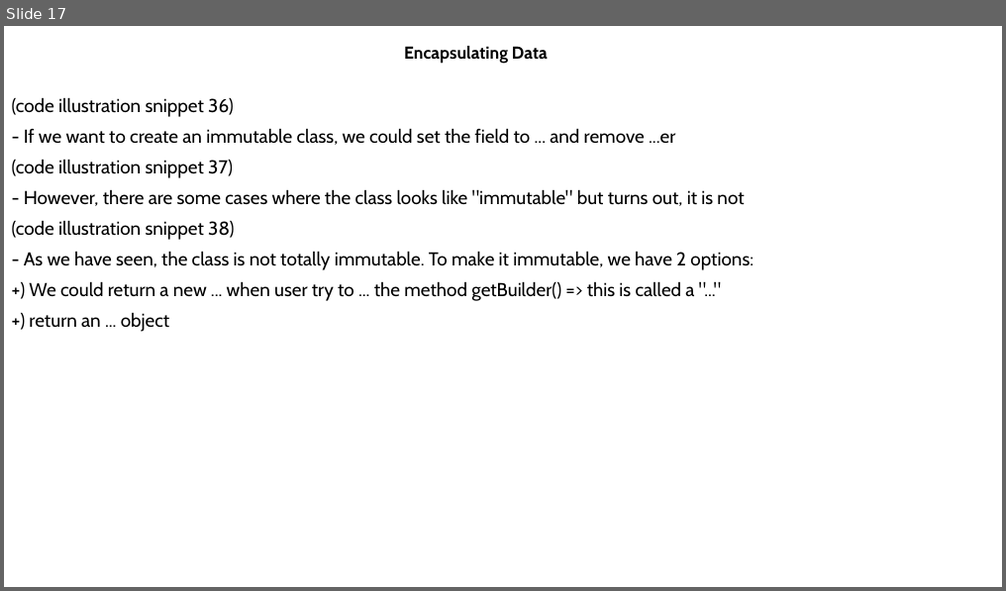
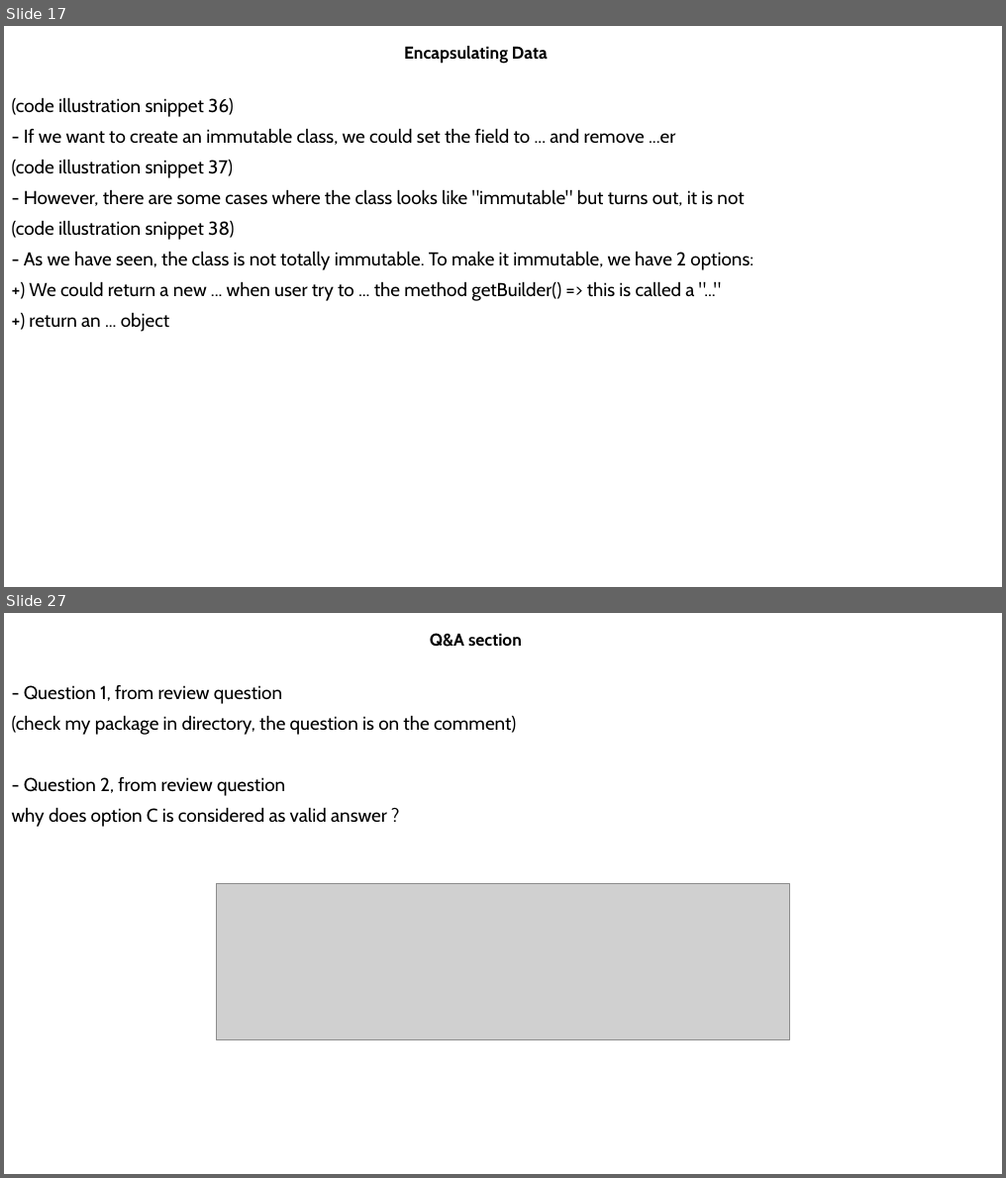
Before and after one commit to MaiDinhVinh/CS-Java, a slide deck: self-study resources/J8SE1/Chapter 4 - Methods and Encapsulation.pptx. Shown one above the other, each under a label of ours: slide 17 before the commit, slides 17 and 27 after it; the slides between them are not shown. The pictures are 1006x591 and 1006x1178 pixels, drawn with LibreOffice and Linux fonts; fonts in the diff are those of the drawing; grey boxes stand for pictures. Boxes give left, top, right and bottom in pixels: in the first picture for what was removed or moved away, otherwise in the second. Text is boxed around its words. In the diff, an @@ line names an element or a change of style, - is before the commit and + after.

```diff
--- a/self-study resources/J8SE1/Chapter 4 - Methods and Encapsulation.pptx
+++ b/self-study resources/J8SE1/Chapter 4 - Methods and Encapsulation.pptx
@@ slide 27 added at <box>4,613,1002,1174</box>, background #FFFFFF @@
@@ subtitle added at <box>430,633,522,647</box>, 16.6 pt, text #000000, bold @@
+Q&A section
@@ text added at <box>12,685,516,827</box>, 18 pt, text #000000 @@
+- Question 1, from review question
+(check my package in directory, the question is on the comment)
+- Question 2, from review question
+why does option C is considered as valid answer ?
@@ picture added at <box>217,884,790,1041</box> @@
```
Also in this commit, not shown: 1 slide changed, 9 other slides added.
